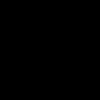
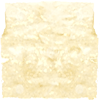
Revision of a layered 100x100 image; what changed, layer by layer:
"Layer 1": opacity 100% → 75%, painted on it over [left=0, top=0, right=100, bottom=100]
